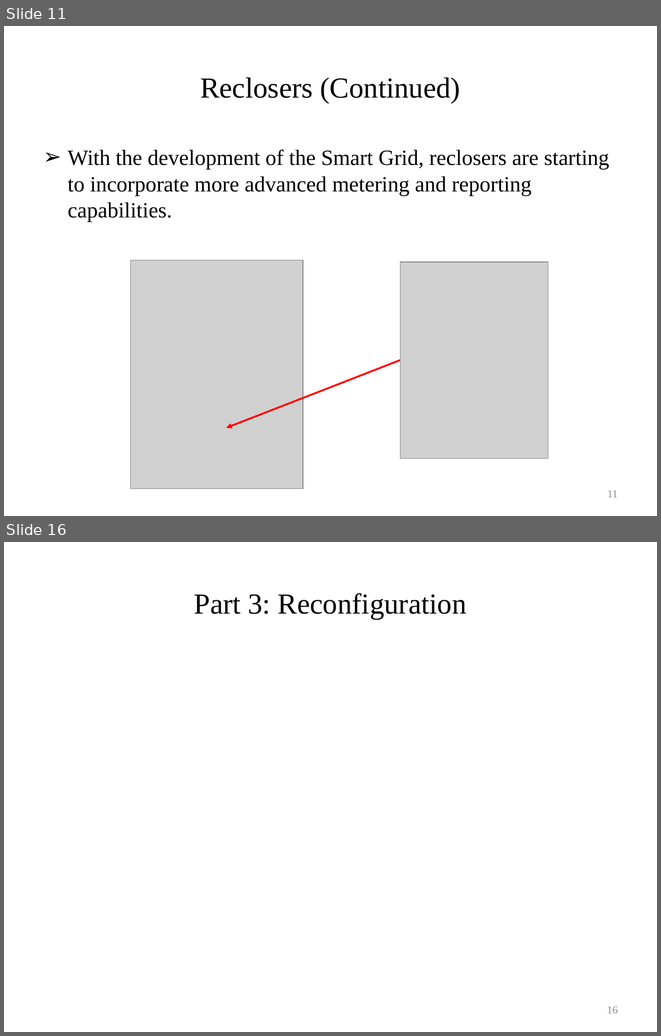
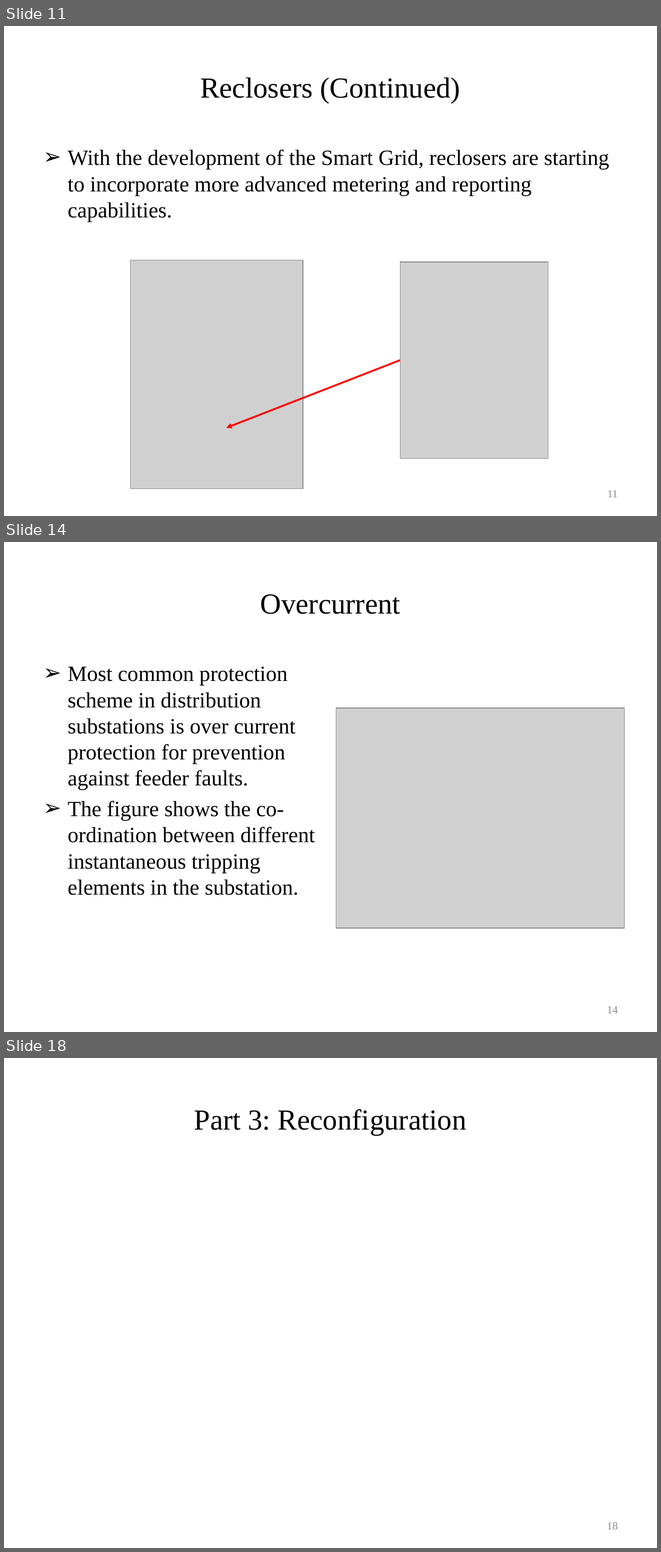
Before and after one commit to gridlab-d/course, a slide deck: University of Washington Class/Module 9 - Automated switching and reconfiguration.pptx. Shown one above the other, each under a label of ours: slides 11 and 16 before the commit, slides 11, 14 and 18 after it; the slides between them are not shown. The pictures are 661x1036 and 661x1552 pixels, drawn with LibreOffice and Linux fonts; fonts in the diff are those of the drawing; grey boxes stand for pictures. Boxes give left, top, right and bottom in pixels: in the first picture for what was removed or moved away, otherwise in the second. Text is boxed around its words. In the diff, an @@ line names an element or a change of style, - is before the commit and + after.

```diff
--- a/University of Washington Class/Module 9 - Automated switching and reconfiguration.pptx
+++ b/University of Washington Class/Module 9 - Automated switching and reconfiguration.pptx
@@ slide 14 added at (4,542,657,1032), background #FFFFFF @@
@@ title added at (261,594,400,614), 32 pt, text #000000 @@
+Overcurrent
@@ text added at (68,667,315,895), 24 pt, text #000000 @@
+➢ Most common protection scheme in distribution substations is over current protection for prevention against feeder faults.
+➢ The figure shows the co-ordination between different instantaneous tripping elements in the substation.
@@ picture added at (336,708,624,928) @@
@@ page number added at (607,1006,618,1013), 12 pt, text #8C8C8C @@
+14
@@ what was slide 16 is now slide 18 @@
@@ page number at (607,1522,618,1529): text changed @@
-16
+18
```
Also in this commit, not shown: 2 slides changed, 3 other slides added, 2 slides removed.
